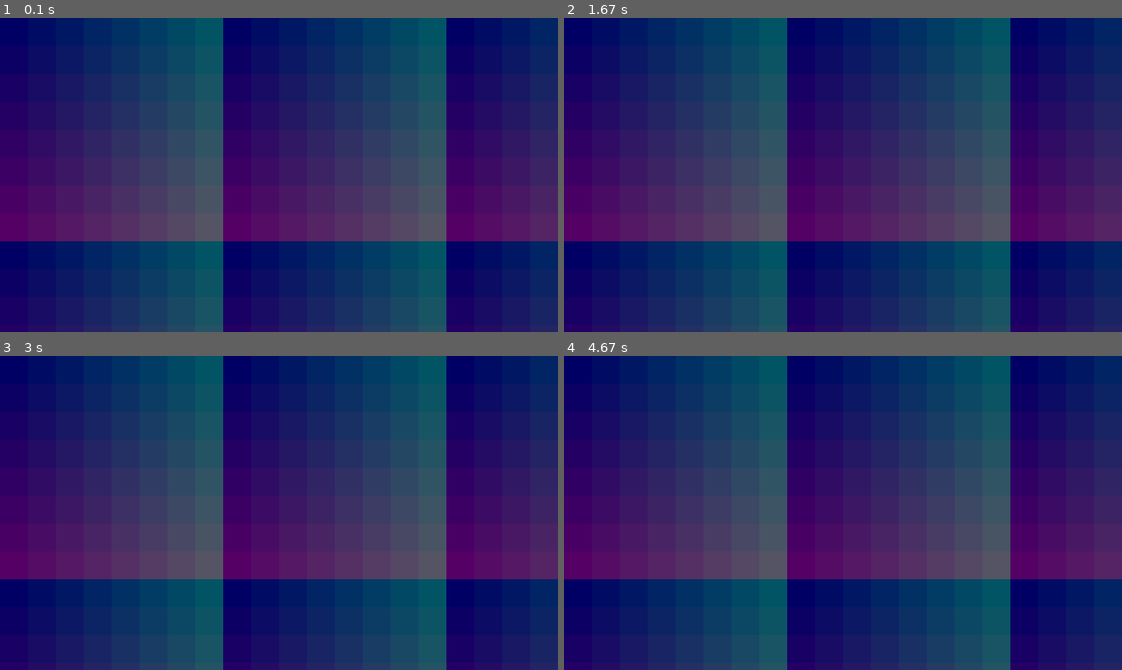
Above: before the commit, frames 1-4 (two rows, left to right).
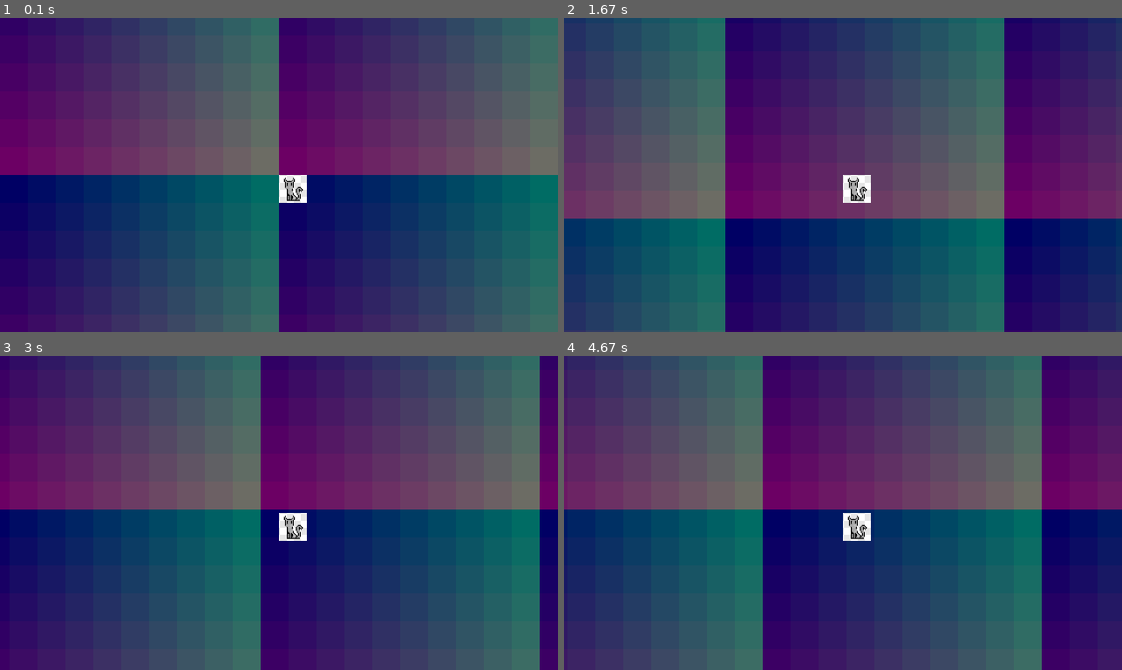
Above: after the commit, the same moments.

Repository: Eg-Nickname/PyGameChunkSystem
Game: pygame game, started from main.py
The game is run twice, just before and just after one commit, with the same random seed, the same clock (stepped at 60 frames per second) and the same inputs.
Inputs:
- Up to frame 1 (0.1 s): no input
- Up to frame 2 (1.67 s): hold D 0.33-0.8 s; hold W 0.83-1.13 s; hold D 1.17-1.63 s
- Up to frame 3 (3 s): hold A 1.67-2.2 s; hold S 2.23-2.53 s; hold A 2.57-2.97 s
- Up to frame 4 (4.67 s): hold W 3-3.37 s; hold D 3.4-4.03 s; hold S 4.07-4.43 s; hold A from 4.47 s (still down)

The runs differ from the first frame. In frame 1, 87% of the frame differs, in the area x 0-100%, y 0-100%; in frame 2, 78%; in frame 3, 89%; in frame 4, 91%.

Commit message:
Dynamic chunk loading based on player possition

Diff:
--- a/main.py
+++ b/main.py
@@ -1,32 +1,42 @@
+from math import floor
 import pygame
 from pygame.locals import *
+
+from player import Player
 
 pygame.init()
 
 pygame.display.set_caption("Chunk System")
 
 screen = pygame.display.set_mode((640,360),SCALED,OPENGL)
+w, h = pygame.display.get_surface().get_size()
+
 clock = pygame.time.Clock()
 
 DELTA_TIME = 0
 TILE_SIZE = 32
-CHUNK_SIZE = 8
+CHUNK_SIZE = 10
+
+sprites = pygame.sprite.Group()
+player = Player()
+sprites.add(player)
 
 loop = 1
-w, h = pygame.display.get_surface().get_size()
 # print(w, " ", h)
-def draw():
-    TILE_COUNT = 0
-    for chy in range(2):
+def draw(player, OFFSET_X, OFFSET_Y, PLAYER_CHUNK):
+    screen.fill((0,0,0))
+    for chy in range(3):
         for chx in range(3):
             for idy in range(CHUNK_SIZE):
                 for idx in range(CHUNK_SIZE):
-                    top_x = TILE_SIZE * idx + chx * TILE_SIZE * CHUNK_SIZE
-                    top_y = TILE_SIZE * idy + chy * TILE_SIZE * CHUNK_SIZE
-                    if top_x < w or top_y > h:
-                        TILE_COUNT += 1
+                    top_x = (TILE_SIZE * idx + (chx+PLAYER_CHUNK[0]-1) * TILE_SIZE * CHUNK_SIZE) - OFFSET_X
+                    top_y = (TILE_SIZE * idy + (chy+PLAYER_CHUNK[1]-1) * TILE_SIZE * CHUNK_SIZE) - OFFSET_Y
+                    if top_x < w and top_x > -32 or top_y > h and top_y < -32:
                         pygame.draw.rect(screen, (idy*12,idx*12,100), (top_x,top_y,TILE_SIZE,TILE_SIZE))
-    print(TILE_COUNT)
+
+
+    screen.blit(player.image, (player.position_x - OFFSET_X, player.position_y - OFFSET_Y))
+    FPS = str(int(clock.get_fps()))
     pygame.display.update()
 
 while loop:
@@ -36,12 +46,54 @@
     	if event.type == pygame.QUIT:
             loop = 0
 
+    if pressed_keys[K_d]:
+    	if player.velocity_x < player.max_x_velocity:
+            player.velocity_x+=player.velocity_x_increse
+
+    if pressed_keys[K_a]:
+        if player.velocity_x > -player.max_x_velocity:
+            player.velocity_x-=player.velocity_x_increse
+
+    if pressed_keys[K_w]:
+        if player.velocity_y > -player.max_y_velocity:
+            player.velocity_y-=player.velocity_y_increse
+
+    if pressed_keys[K_s]:
+    	if player.velocity_y < player.max_x_velocity:
+            player.velocity_y+=player.velocity_x_increse
+
+    player.position_x += int(player.velocity_x/100)
+    player.position_y += int(player.velocity_y/100)
+
+    # Player position and State
+    if player.velocity_x>0:
+        player.velocity_x-=15
+    elif player.velocity_x<0:
+        player.velocity_x+=15
+
+    if player.velocity_y>0:
+        player.velocity_y-=15
+    elif player.velocity_y<0:
+        player.velocity_y+=15
+
+    # print(player.position_x, "|", player.position_y)
+
+    OFFSET_X = player.position_x - 320
+    OFFSET_Y = player.position_y - 180
+
 
     clock.tick(60) # fps
     DELTA_TIME += 1
 
     if DELTA_TIME%60 == 1:
-        print()
-    draw()
+        print("---------------------------------------------------")
+        print("Player Pos",player.position_x, " | ", player.position_y)
+        print("Chunk", floor((player.position_x)/(CHUNK_SIZE*TILE_SIZE)), " | ",  floor((player.position_y)/(CHUNK_SIZE*TILE_SIZE)))
+        print("---------------------------------------------------")
+    PLAYER_CHUNK = (floor((player.position_x)/(CHUNK_SIZE*TILE_SIZE)), floor((player.position_y)/(CHUNK_SIZE*TILE_SIZE)))
+
+
+
+    draw(player, OFFSET_X, OFFSET_Y, PLAYER_CHUNK)
 
 pygame.quit()
--- /dev/null
+++ b/player.py
@@ -0,0 +1,27 @@
+import pygame
+import os
+FILERDIR = os.path.dirname(os.path.abspath(__file__))
+
+class Player(pygame.sprite.Sprite):
+    def __init__(self, pos_x = None, pos_y = None):
+        super().__init__()
+        # Position
+        self.position_x = pos_x or 0
+        self.position_y = pos_y or 0
+
+        # Velocity
+        self.velocity_x = 0
+        self.velocity_x_increse = 40
+        self.max_x_velocity = 280
+
+        self.velocity_y = 0
+        self.velocity_y_increse = 40
+        self.max_y_velocity = 280
+
+
+        # Sprite
+        self.sprites = []
+        self.image = pygame.transform.scale(pygame.image.load("cat.png"),(32,32))
+
+        self.rect = self.image.get_rect()
+        self.rect.topleft = [self.position_x, self.position_y]
Binary file added: cat.png
Not shown, added: .gitignore
